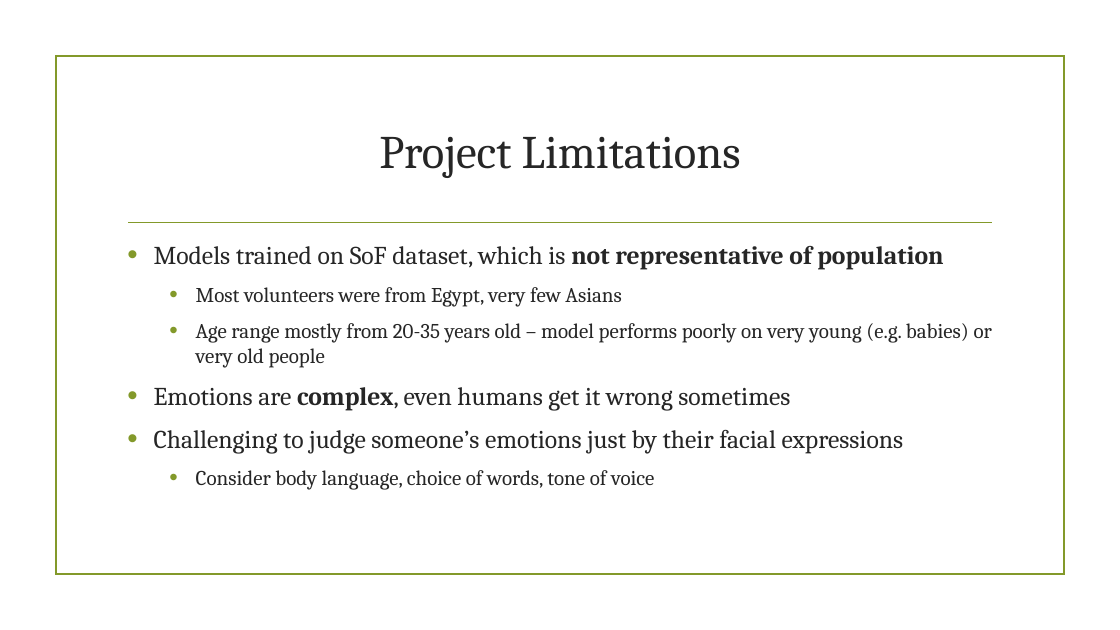
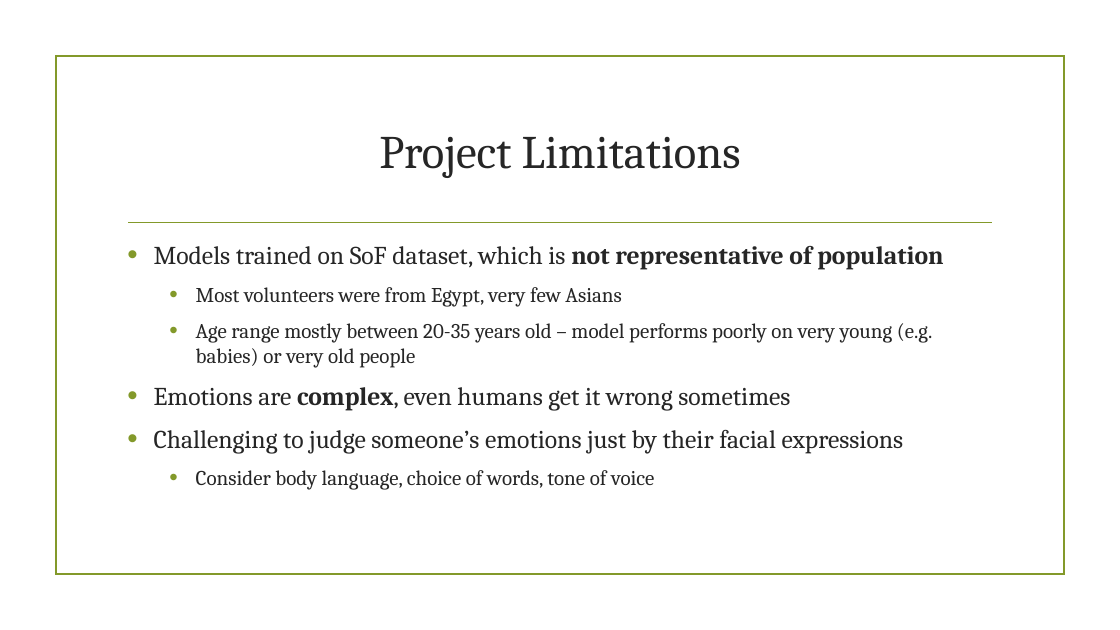
Before and after one commit to tanshujun/GA-Capstone-Project, a slide deck: slide 15 of Presentation.pptx. Drawn at 1120x630 pixels with LibreOffice and Linux fonts; fonts in the diff are those of the drawing; background and template pictures are left out. Boxes give left, top, right and bottom in pixels: in the first picture for what was removed or moved away, otherwise in the second. Text is boxed around its words. In the diff, an @@ line names an element or a change of style, - is before the commit and + after.

```diff
--- a/Presentation.pptx
+++ b/Presentation.pptx
@@ text at [196, 323, 933, 368]: text changed @@
-  • Age range mostly from 20-35 years old – model performs poorly on very young (e.g. babies) or very old people
+  • Age range mostly between 20-35 years old – model performs poorly on very young (e.g. babies) or very old people
```
Also in this commit, not shown: 2 other files.
